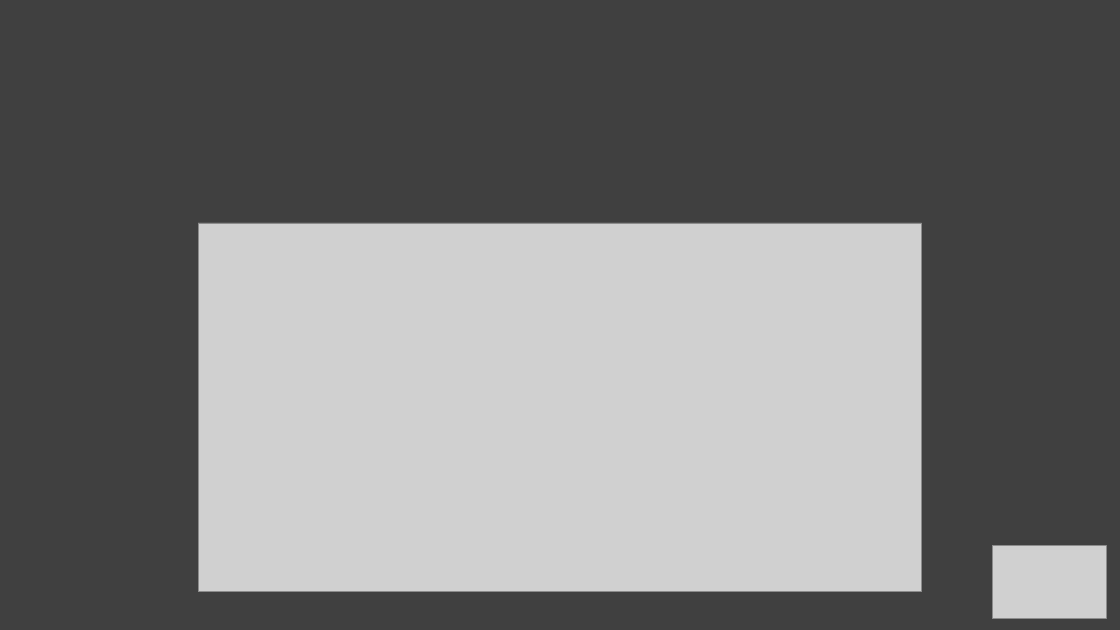
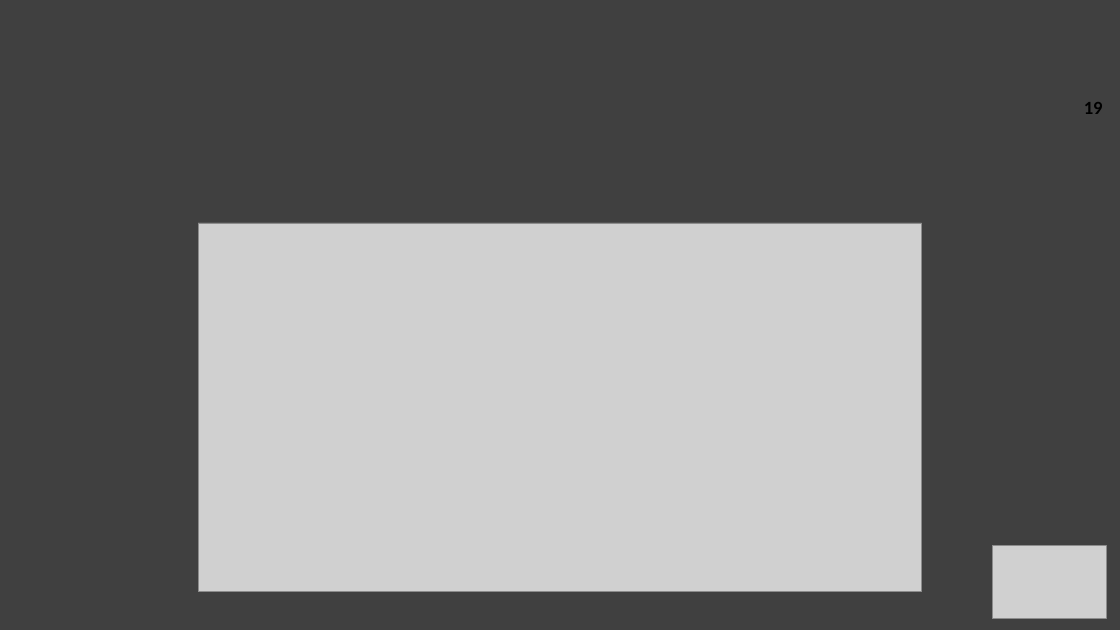
Before and after one commit to laguill/OC-DataScientist, a slide deck: slide 19 of P6_Classifier_automatiquement_biens_consommation/soutenance/LAFON_Guillaume_5_presentation_072025.pptx (slide 17 before the commit). Drawn at 1120x630 pixels with LibreOffice and Linux fonts; fonts in the diff are those of the drawing; grey boxes stand for pictures; background and template pictures are left out. Boxes give left, top, right and bottom in pixels: in the first picture for what was removed or moved away, otherwise in the second. Text is boxed around its words. In the diff, an @@ line names an element or a change of style, - is before the commit and + after.

```diff
--- a/P6_Classifier_automatiquement_biens_consommation/soutenance/LAFON_Guillaume_5_presentation_072025.pptx
+++ b/P6_Classifier_automatiquement_biens_consommation/soutenance/LAFON_Guillaume_5_presentation_072025.pptx
@@ page number added at box(1084, 102, 1103, 114), 16 pt, text #000000, bold @@
+19
```
Also in this commit, not shown: 28 other slides changed, 12 slides added, 2 slides removed, 2 other files.
